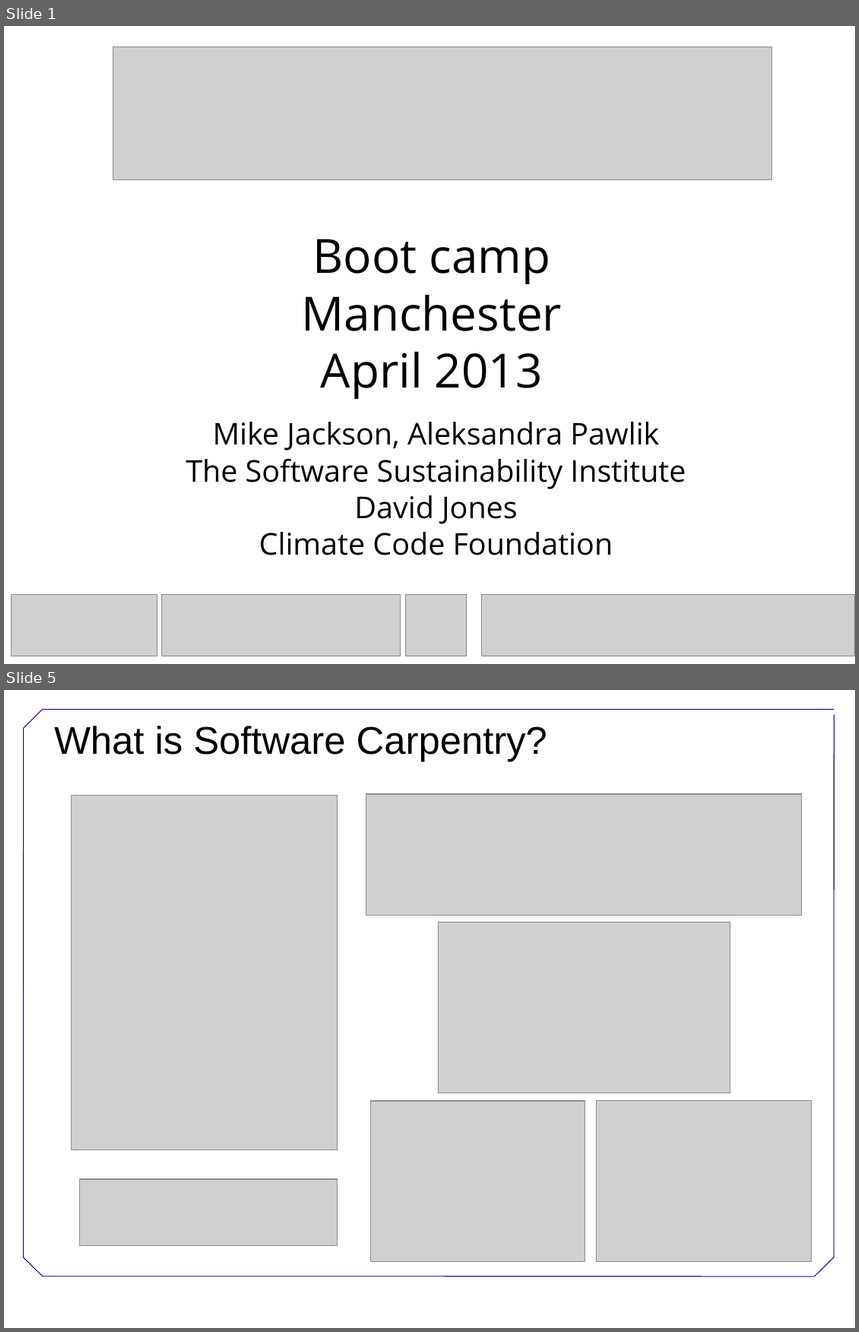
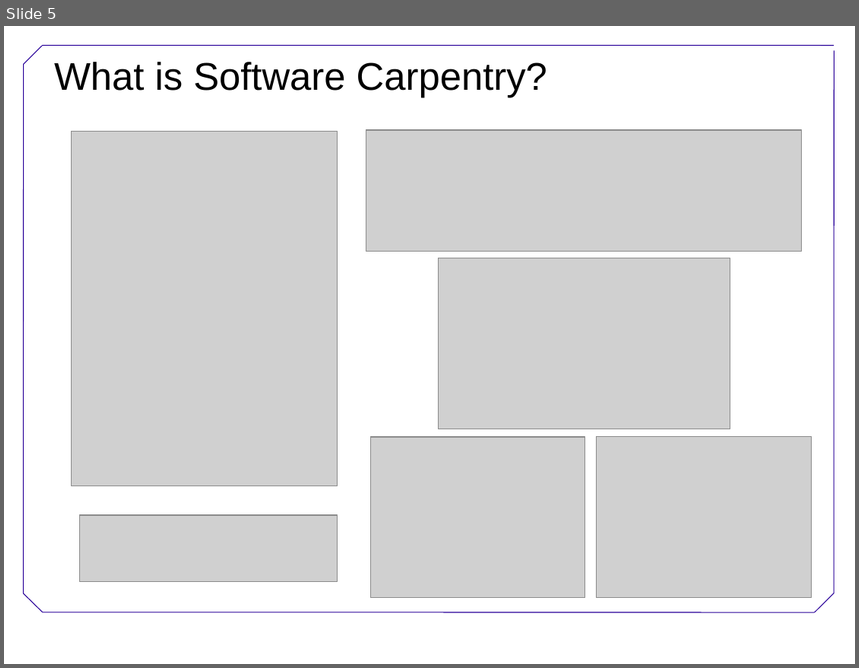
Before and after one commit to swcarpentry/DEPRECATED-boot-camps, a slide deck: Welcome.ppt. Shown one above the other, each under a label of ours: slides 1 and 5 before the commit, slide 5 after it; the slides between them are not shown. The pictures are 859x1332 and 859x668 pixels, drawn with LibreOffice and Linux fonts; fonts in the diff are those of the drawing; grey boxes stand for pictures; background and template pictures are left out. Boxes give left, top, right and bottom in pixels: in the first picture for what was removed or moved away, otherwise in the second. Text is boxed around its words. In the diff, an @@ line names an element or a change of style, - is before the commit and + after.

```diff
--- a/Welcome.ppt
+++ b/Welcome.ppt
@@ slide 1 removed at [4,26,855,664], background #FFFFFF @@
@@ picture removed at [113,47,772,180] @@
@@ text removed at [302,239,563,399] @@
-Boot camp
-Manchester
-April 2013
@@ text removed at [186,422,686,556] @@
-Mike Jackson, Aleksandra Pawlik
-The Software Sustainability Institute
-David Jones
-Climate Code Foundation
@@ picture removed at [12,595,158,657] @@
@@ picture removed at [161,595,400,657] @@
@@ picture removed at [405,595,467,657] @@
@@ picture removed at [482,595,855,657] @@
```
Also in this commit, not shown: 3 slides changed, 2 slides added, 1 other slide removed, 1 other file.
